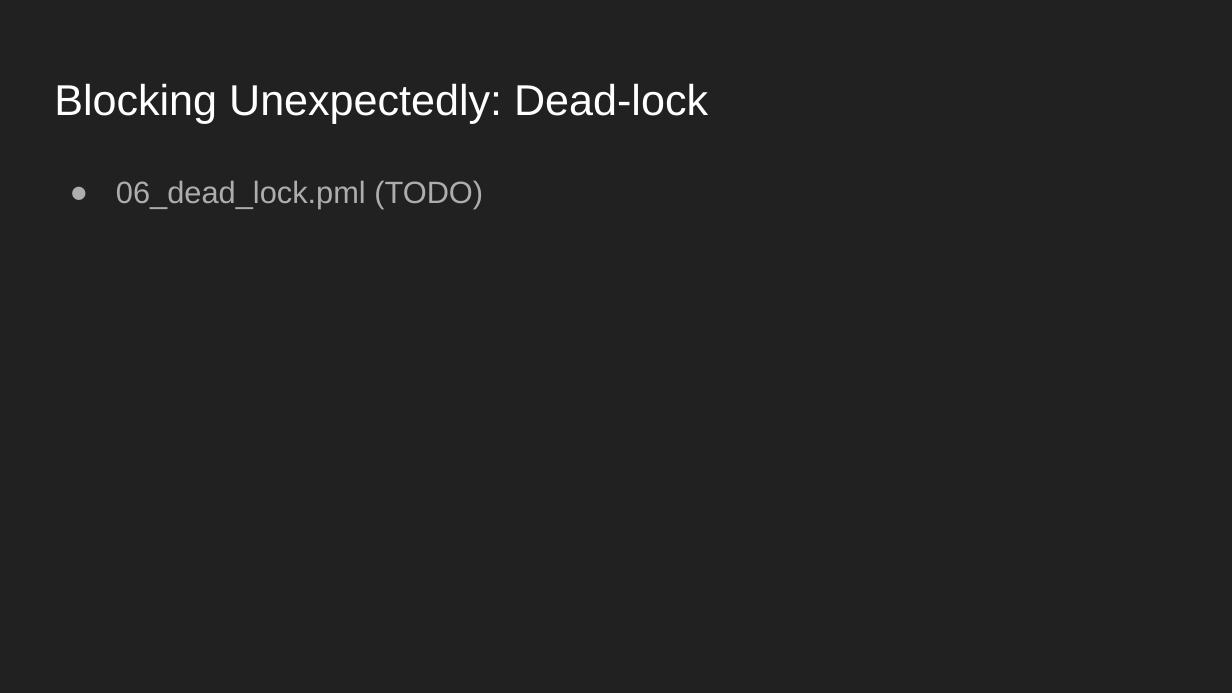
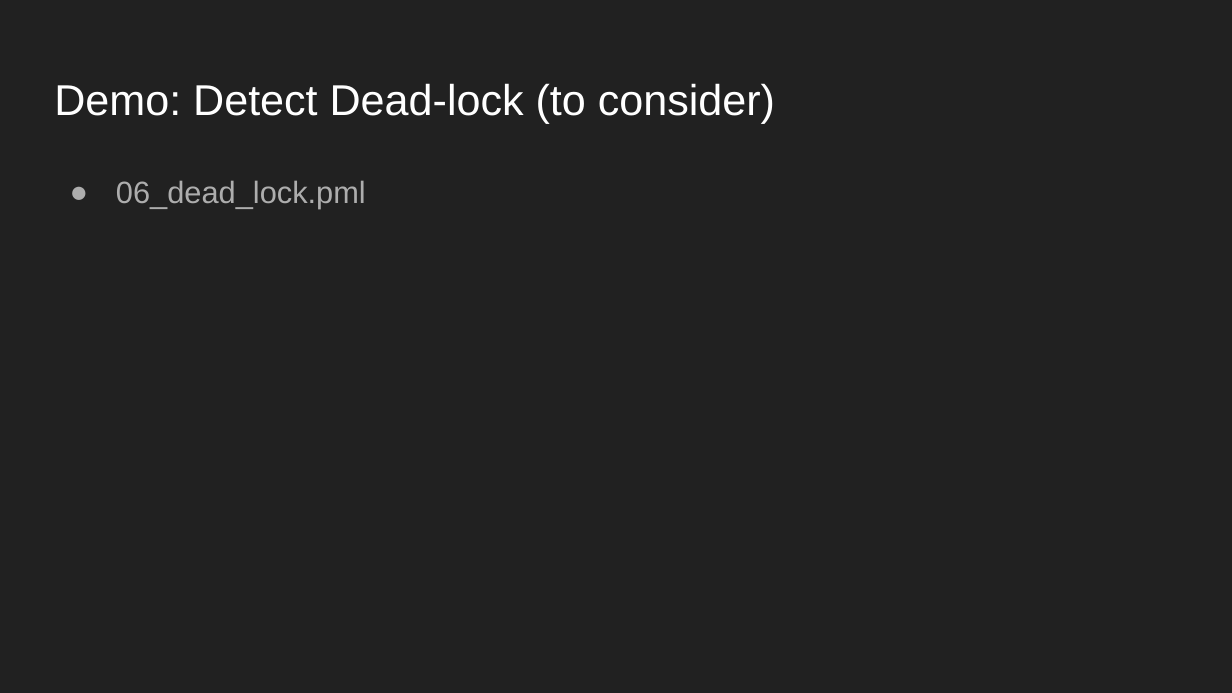
Before and after one commit to LeoXS/model_checking_ppt, a slide deck: slide 17 of Model Checking with Spin Model Checker.pptx. Drawn at 1232x693 pixels with LibreOffice and Linux fonts; fonts in the diff are those of the drawing. Boxes give left, top, right and bottom in pixels: in the first picture for what was removed or moved away, otherwise in the second. Text is boxed around its words. In the diff, an @@ line names an element or a change of style, - is before the commit and + after.

```diff
--- a/Model Checking with Spin Model Checker.pptx
+++ b/Model Checking with Spin Model Checker.pptx
@@ title at <box>54,83,775,123</box>: text changed @@
-Blocking Unexpectedly: Dead-lock
+Demo: Detect Dead-lock (to consider)
@@ text at <box>116,180,366,209</box>: text changed @@
-● 06_dead_lock.pml (TODO)
+● 06_dead_lock.pml
```
Also in this commit, not shown: 10 other slides changed, 10 slides added, 1 slide removed, 7 other files.
